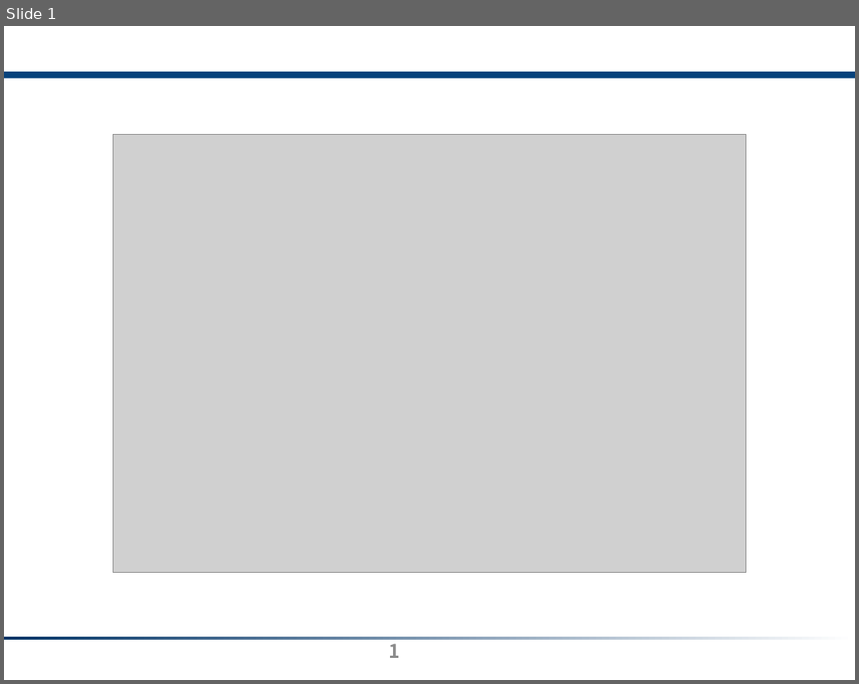
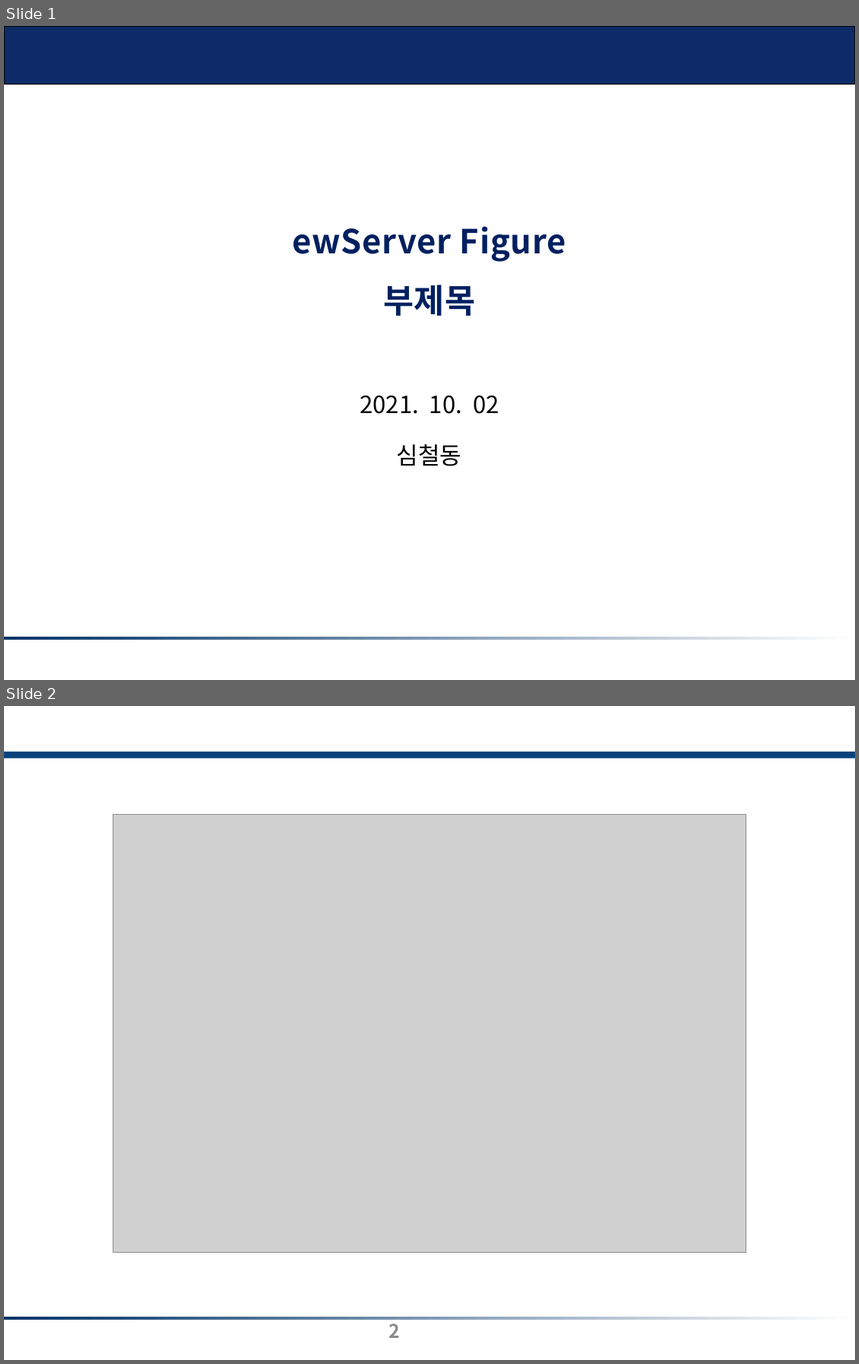
Before and after one commit to chuldongshim/webpage50815, a slide deck: static/assets/3_embedded_img.pptx. Shown one above the other, each under a label of ours: slide 1 before the commit, slides 1 and 2 after it. The pictures are 859x684 and 859x1364 pixels, drawn with LibreOffice and Linux fonts; fonts in the diff are those of the drawing; grey boxes stand for pictures. Boxes give left, top, right and bottom in pixels: in the first picture for what was removed or moved away, otherwise in the second. Text is boxed around its words. In the diff, an @@ line names an element or a change of style, - is before the commit and + after.

```diff
--- a/static/assets/3_embedded_img.pptx
+++ b/static/assets/3_embedded_img.pptx
@@ slide 1 added at box(4, 26, 855, 680), background #FFFFFF; not listed: 1 template element that a slide beside it also shows @@
@@ rectangle added at box(4, 26, 854, 84), fill #002060 at 95% opacity, outline #000000 0.75 pt @@
@@ text added at box(292, 226, 566, 316), 56 pt, text #002060, bold @@
+ewServer Figure
+부제목
@@ text added at box(360, 395, 499, 414), 40 pt, text #000000 @@
+2021. 10. 02
@@ text added at box(397, 444, 462, 466), 40 pt, text #000000 @@
+심철동
@@ what was slide 1 is now slide 2 @@
@@ page number at box(389, 1318, 400, 1338): text changed @@
-1
+2
```
Also in this commit, not shown: 5 other slides added, 2 other files.
